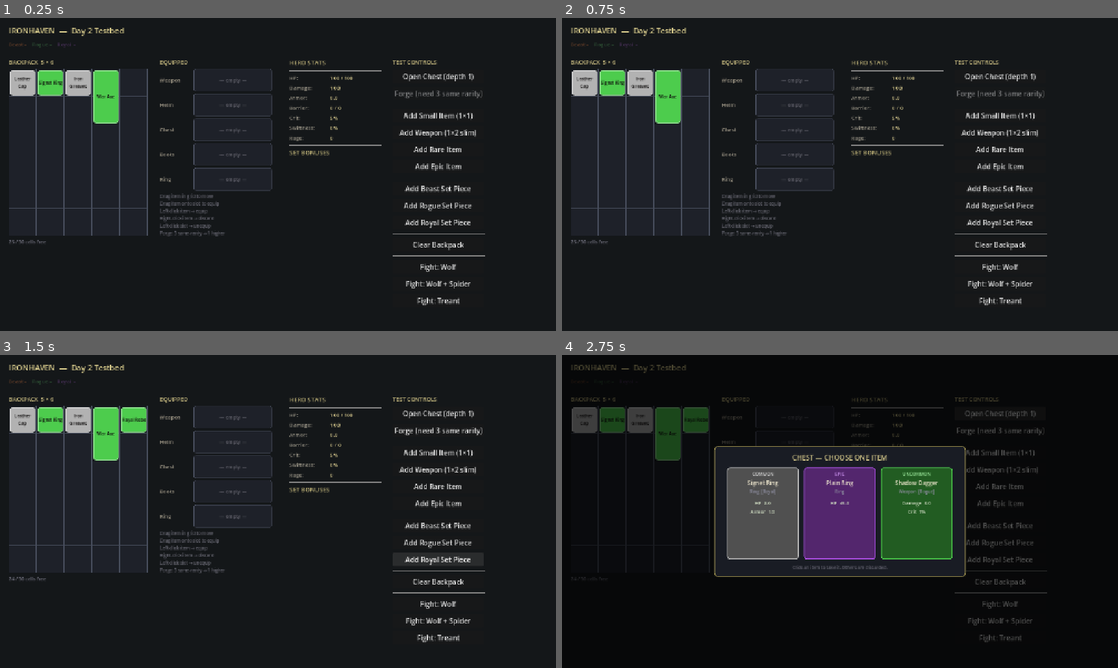
Above: before the commit, frames 1-4 (two rows, left to right).
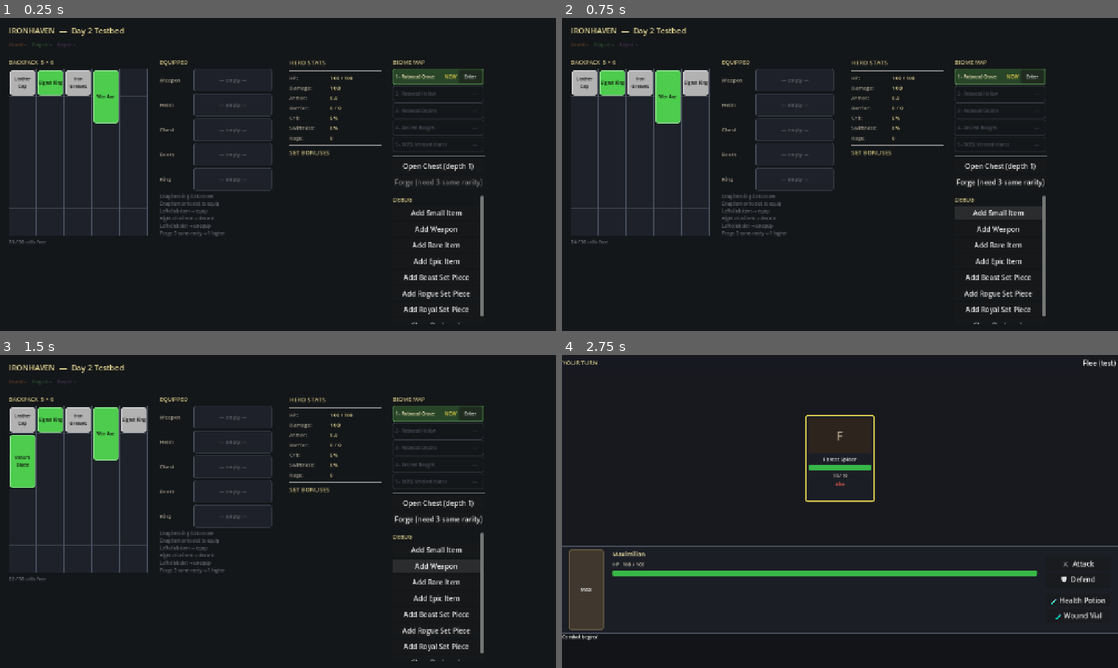
Above: after the commit, the same moments.

Repository: ryanjakegarcia/Overlooting-Clone
Game: Godot game, scene res://scenes/Main.tscn
Two runs of this game, one before a commit and one after it. Both use one fixed random seed, a clock stepped at 60 frames per second and the inputs below.
Inputs (mouse positions are in pixels of both pictures, inside the frame that each line leads up to):
- Up to frame 1 (0.25 s): no input
- Up to frame 2 (0.75 s): click (1001, 212) at 0.5 s, where only the run after the commit has a clickable "Add Small Item"
- Up to frame 3 (1.5 s): click (439, 564) at 1.25 s, where only the run after the commit has a clickable "Add Weapon"
- Up to frame 4 (2.75 s): click (1034, 414) at 2 s, where only the run after the commit has a clickable "Enter"

The runs differ from the first frame. In frame 1, 3.9% of the frame differs, in the area x 70-88%, y 13-98%; in frame 2, 4.3%; in frame 3, 5.2%; in frame 4, 38%, in the area x 0-100%, y 1-92%.

Commit message:
more stuff

Diff:
--- a/project.godot
+++ b/project.godot
@@ -15,9 +15,9 @@
 
 window/size/viewport_width=1280
 window/size/viewport_height=720
-window/size/resizable=false
+window/size/resizable=true
 window/stretch/mode="canvas_items"
-window/stretch/aspect="keep"
+window/stretch/aspect="expand"
 
 [rendering]
 
--- a/scripts/Main.gd
+++ b/scripts/Main.gd
@@ -15,6 +15,7 @@
 const _Enemy          = preload("res://scripts/core/Enemy.gd")
 const _CombatEngine   = preload("res://scripts/core/CombatEngine.gd")
 const _CombatUI       = preload("res://scripts/ui/CombatUI.gd")
+const _BiomeMap       = preload("res://scripts/ui/BiomeMap.gd")
 
 var _state        = null   # RunState
 var _item_defs: Array = []
@@ -39,6 +40,7 @@
 var _forge_btn: Button = null
 var _forge_cancel_btn: Button = null
 var _forge_dialog: ConfirmationDialog = null
+var _biome_map = null  # BiomeMap
 
 # ── Lifecycle ──────────────────────────────────────────────────────────────────
 
@@ -195,10 +197,19 @@
 
 func _build_controls_col() -> VBoxContainer:
 	var col := VBoxContainer.new()
-	col.add_theme_constant_override("separation", 8)
+	col.add_theme_constant_override("separation", 6)
 	col.custom_minimum_size = Vector2(200, 0)
-	col.add_child(_section_lbl("TEST CONTROLS"))
-
+
+	# ── Biome map (primary gameplay) ──
+	col.add_child(_section_lbl("BIOME MAP"))
+	_biome_map = _BiomeMap.new()
+	_biome_map.area_entered.connect(_on_area_entered)
+	_biome_map.setup(_state.areas_cleared)
+	col.add_child(_biome_map)
+
+	col.add_child(HSeparator.new())
+
+	# ── Chest / Forge ──
 	var b0 := _btn("Open Chest (depth 1)")
 	b0.pressed.connect(func() -> void: _open_chest(1))
 	col.add_child(b0)
@@ -215,55 +226,50 @@
 
 	col.add_child(HSeparator.new())
 
-	var b1 := _btn("Add Small Item (1×1)")
+	# ── Debug / test item spawning — scrollable so it never covers above ──
+	var scroll := ScrollContainer.new()
+	scroll.size_flags_vertical = Control.SIZE_EXPAND_FILL
+	scroll.horizontal_scroll_mode = ScrollContainer.SCROLL_MODE_DISABLED
+	col.add_child(scroll)
+
+	var dbg := VBoxContainer.new()
+	dbg.add_theme_constant_override("separation", 6)
+	dbg.size_flags_horizontal = Control.SIZE_EXPAND_FILL
+	scroll.add_child(dbg)
+
+	dbg.add_child(_section_lbl("DEBUG"))
+
+	var b1 := _btn("Add Small Item")
 	b1.pressed.connect(func() -> void: _add_item("small"))
-	col.add_child(b1)
-
-	var b2 := _btn("Add Weapon (1×2 slim)")
+	dbg.add_child(b1)
+
+	var b2 := _btn("Add Weapon")
 	b2.pressed.connect(func() -> void: _add_item("slim"))
-	col.add_child(b2)
+	dbg.add_child(b2)
 
 	var b3 := _btn("Add Rare Item")
 	b3.pressed.connect(func() -> void: _add_item("small", 3))
-	col.add_child(b3)
+	dbg.add_child(b3)
 
 	var b4 := _btn("Add Epic Item")
 	b4.pressed.connect(func() -> void: _add_item("small", 4))
-	col.add_child(b4)
-
-	col.add_child(HSeparator.new())
+	dbg.add_child(b4)
 
 	var b5 := _btn("Add Beast Set Piece")
 	b5.pressed.connect(func() -> void: _add_set_item("beast"))
-	col.add_child(b5)
+	dbg.add_child(b5)
 
 	var b6 := _btn("Add Rogue Set Piece")
 	b6.pressed.connect(func() -> void: _add_set_item("rogue"))
-	col.add_child(b6)
+	dbg.add_child(b6)
 
 	var b7 := _btn("Add Royal Set Piece")
 	b7.pressed.connect(func() -> void: _add_set_item("royal"))
-	col.add_child(b7)
-
-	col.add_child(HSeparator.new())
+	dbg.add_child(b7)
 
 	var b8 := _btn("Clear Backpack")
 	b8.pressed.connect(_clear_backpack)
-	col.add_child(b8)
-
-	col.add_child(HSeparator.new())
-
-	var bc1 := _btn("Fight: Wolf")
-	bc1.pressed.connect(func() -> void: _start_combat(["wolf"]))
-	col.add_child(bc1)
-
-	var bc2 := _btn("Fight: Wolf + Spider")
-	bc2.pressed.connect(func() -> void: _start_combat(["wolf", "spider"]))
-	col.add_child(bc2)
-
-	var bc3 := _btn("Fight: Treant")
-	bc3.pressed.connect(func() -> void: _start_combat(["treant"]))
-	col.add_child(bc3)
+	dbg.add_child(b8)
 
 	return col
 
@@ -400,6 +406,7 @@
 	if items.is_empty():
 		return
 	_chest_ui.open(items)
+	await _chest_ui.closed
 
 func _start_combat(enemy_ids: Array) -> void:
 	# Seed potions for test if empty
@@ -428,7 +435,38 @@
 	await get_tree().create_timer(0.8).timeout
 	_combat_ui.close()
 	_show_toast("Victory!")
-	_open_chest(maxi(1, _state.areas_cleared))
+	await _open_chest(maxi(1, _state.areas_cleared))
+	if _state.areas_cleared == 2 or _state.areas_cleared == 4:
+		_show_toast("Skill tree available! (coming in Layer 9)")
+	if _state.areas_cleared >= 5:
+		_show_toast("Run complete — Verdant Horror defeated!")
+		if _biome_map != null:
+			_biome_map.refresh(_state.areas_cleared)
+		return
+	# Barrier refresh + poison clear between areas
+	_state.hero_stats.poison_stacks = 0
+	_state.hero_stats.refresh_barrier_on_area_enter()
+	if _biome_map != null:
+		_biome_map.refresh(_state.areas_cleared)
+
+func _enemies_for_area(area_idx: int) -> Array:
+	if area_idx == 4:
+		return ["verdant_horror"]
+	var pool := ["wolf", "wolf", "wolf", "wolf", "wolf",
+				 "spider", "spider", "spider",
+				 "treant", "treant"]
+	var count := 1
+	match area_idx:
+		1: count = randi_range(1, 2)
+		2: count = 2
+		3: count = randi_range(2, 3)
+	var ids: Array = []
+	for _i in range(count):
+		ids.append(pool[randi() % pool.size()])
+	return ids
+
+func _on_area_entered(area_idx: int) -> void:
+	_start_combat(_enemies_for_area(area_idx))
 
 func _on_combat_lost() -> void:
 	await get_tree().create_timer(1.0).timeout
--- /dev/null
+++ b/scripts/ui/BiomeMap.gd
@@ -0,0 +1,97 @@
+extends VBoxContainer
+
+signal area_entered(area_idx: int)
+
+const AREA_DATA := [
+	{"label": "1 - Rotwood Grove",        "color": Color(0.35, 0.60, 0.35)},
+	{"label": "2 - Rotwood Hollow",       "color": Color(0.35, 0.60, 0.35)},
+	{"label": "3 - Rotwood Depths",       "color": Color(0.28, 0.52, 0.28)},
+	{"label": "4 - Ancient Boughs",       "color": Color(0.22, 0.45, 0.22)},
+	{"label": "5 - BOSS: Verdant Horror", "color": Color(0.70, 0.22, 0.22)},
+]
+
+var _row_styles: Array = []
+var _enter_btns: Array = []
+var _status_lbls: Array = []
+var _area_lbls: Array = []
+
+func setup(areas_cleared: int) -> void:
+	add_theme_constant_override("separation", 3)
+
+	for i in range(5):
+		var d: Dictionary = AREA_DATA[i]
+
+		var rs := StyleBoxFlat.new()
+		rs.set_corner_radius_all(4)
+		rs.set_border_width_all(1)
+		_row_styles.append(rs)
+
+		var row := Panel.new()
+		row.custom_minimum_size = Vector2(196, 36)
+		row.add_theme_stylebox_override("panel", rs)
+		add_child(row)
+
+		var hb := HBoxContainer.new()
+		hb.add_theme_constant_override("separation", 4)
+		hb.set_anchors_preset(Control.PRESET_FULL_RECT)
+		hb.set_offset(SIDE_LEFT,   6)
+		hb.set_offset(SIDE_RIGHT,  -6)
+		hb.set_offset(SIDE_TOP,    2)
+		hb.set_offset(SIDE_BOTTOM, -2)
+		row.add_child(hb)
+
+		var lbl := Label.new()
+		lbl.text = d["label"]
+		lbl.size_flags_horizontal = Control.SIZE_EXPAND_FILL
+		lbl.add_theme_font_size_override("font_size", 10)
+		hb.add_child(lbl)
+		_area_lbls.append(lbl)
+
+		var slbl := Label.new()
+		slbl.add_theme_font_size_override("font_size", 10)
+		slbl.custom_minimum_size = Vector2(30, 0)
+		slbl.horizontal_alignment = HORIZONTAL_ALIGNMENT_CENTER
+		hb.add_child(slbl)
+		_status_lbls.append(slbl)
+
+		var btn := Button.new()
+		btn.text = "Enter"
+		btn.add_theme_font_size_override("font_size", 10)
+		btn.custom_minimum_size = Vector2(52, 0)
+		var cap_i := i
+		btn.pressed.connect(func() -> void: area_entered.emit(cap_i))
+		hb.add_child(btn)
+		_enter_btns.append(btn)
+
+	refresh(areas_cleared)
+
+func refresh(areas_cleared: int) -> void:
+	for i in range(5):
+		var rs: StyleBoxFlat = _row_styles[i]
+		var slbl: Label = _status_lbls[i]
+		var lbl: Label = _area_lbls[i]
+		var btn: Button = _enter_btns[i]
+		var ac: Color = (AREA_DATA[i] as Dictionary)["color"]
+
+		if i < areas_cleared:
+			rs.bg_color     = Color(0.10, 0.18, 0.10)
+			rs.border_color = ac.darkened(0.3)
+			lbl.add_theme_color_override("font_color", Color(0.45, 0.55, 0.45))
+			slbl.text = "DONE"
+			slbl.add_theme_color_override("font_color", Color(0.38, 0.75, 0.42))
+			btn.hide()
+		elif i == areas_cleared:
+			rs.bg_color     = ac.darkened(0.55)
+			rs.border_color = ac
+			lbl.add_theme_color_override("font_color", Color(0.92, 0.88, 0.70))
+			slbl.text = "NOW"
+			slbl.add_theme_color_override("font_color", Color(0.95, 0.85, 0.30))
+			btn.show()
+			btn.disabled = false
+		else:
+			rs.bg_color     = Color(0.08, 0.09, 0.10)
+			rs.border_color = Color(0.20, 0.22, 0.26)
+			lbl.add_theme_color_override("font_color", Color(0.28, 0.30, 0.34))
+			slbl.text = "---"
+			slbl.add_theme_color_override("font_color", Color(0.25, 0.25, 0.30))
+			btn.hide()
